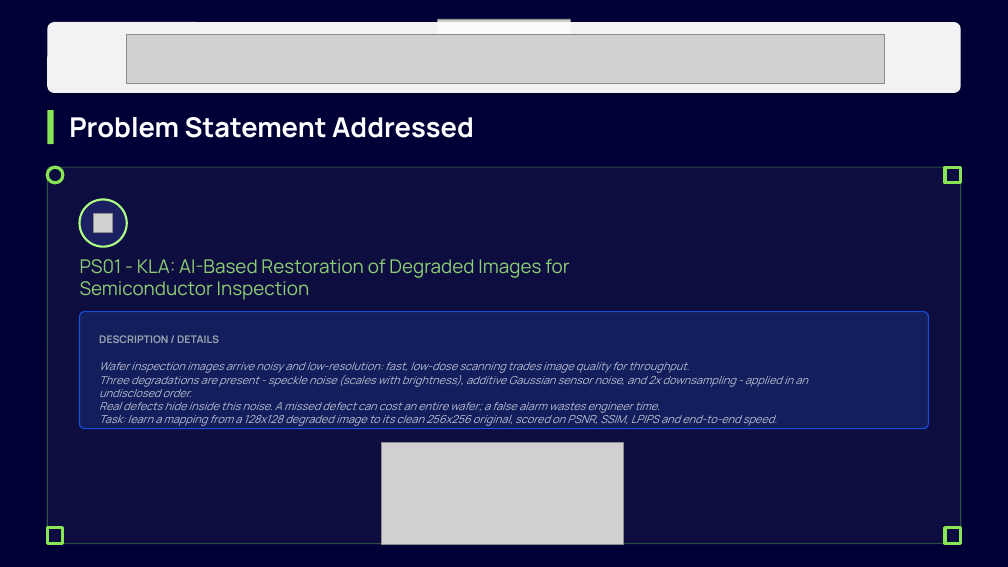
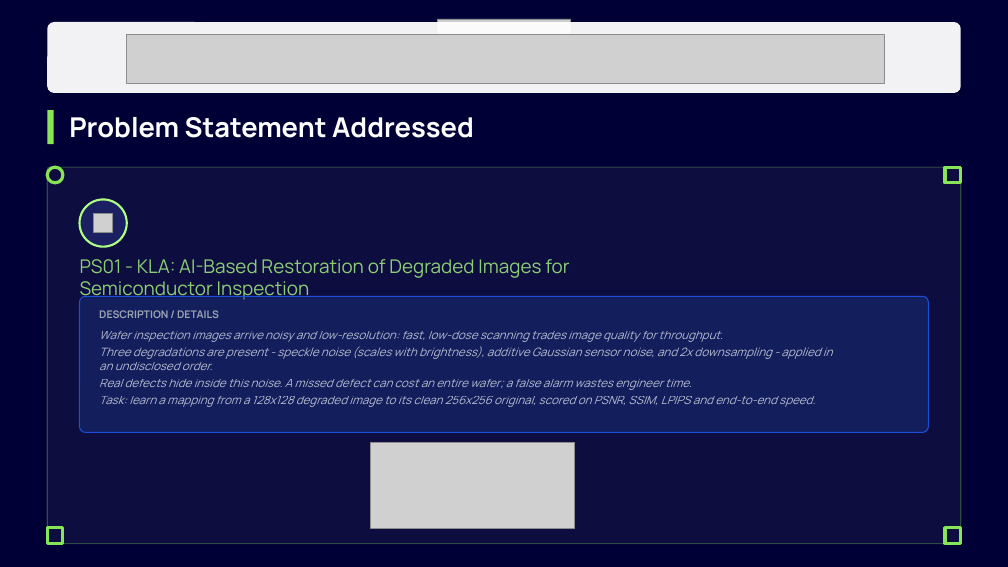
Before and after one commit to prakharbajaj1551/semicon-image-restoration, a slide deck: slide 2 of BYTE BRIGADE_PS01.pptx. Drawn at 1008x567 pixels with LibreOffice and Linux fonts; fonts in the diff are those of the drawing; grey boxes stand for pictures; background and template pictures are left out. Boxes give left, top, right and bottom in pixels: in the first picture for what was removed or moved away, otherwise in the second. Text is boxed around its words. In the diff, an @@ line names an element or a change of style, - is before the commit and + after.

Commit message:
Give the deck room to breathe without changing any wording
Each slide carried about half an inch of dead space above its card while
the text inside was cramped at 10.5 pt with no gap between lines. A new
block() helper now positions each card, its label and its body as one
unit, so every block moves up, grows into the unused space, and sets type
at 11.5-12 pt with paragraph spacing.

Slides 2, 4 and 6 needed their blocks nudged lower than 5 and 3 because
their intro lines wrap and sit further down; without that the card clipped
the second line. The architecture diagram and results strip were resized
to the space that remained.

Content is unchanged throughout - this is layout only.

```diff
--- a/BYTE BRIGADE_PS01.pptx
+++ b/BYTE BRIGADE_PS01.pptx
@@ rounded rectangle: place and size @@
-rounded rectangle at [79,312,929,429]
+rounded rectangle at [79,296,929,433]
@@ text "Wafer inspection images arrive noisy ...": place and size @@
-text "Wafer inspection images arrive noisy ..." at [99,362,808,426]
+text "Wafer inspection images arrive noisy ..." at [99,331,833,407]
@@ text "Wafer inspection images arrive noisy ..." at [99,331,833,407]: size 10.5 to 11 pt; more space between paragraphs @@
@@ text "DESCRIPTION / DETAILS": place and size @@
-text "DESCRIPTION / DETAILS" at [99,335,219,343]
+text "DESCRIPTION / DETAILS" at [99,310,219,318]
@@ picture: place and size @@
-picture at [382,442,624,544]
+picture at [371,442,575,529]
```
Also in this commit, not shown: 4 other slides changed, 1 other file.
